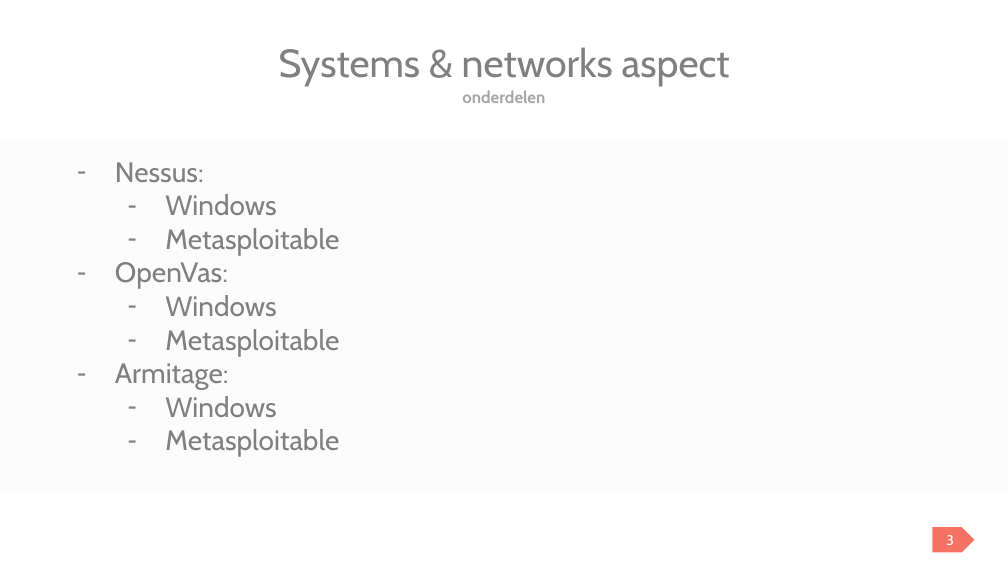
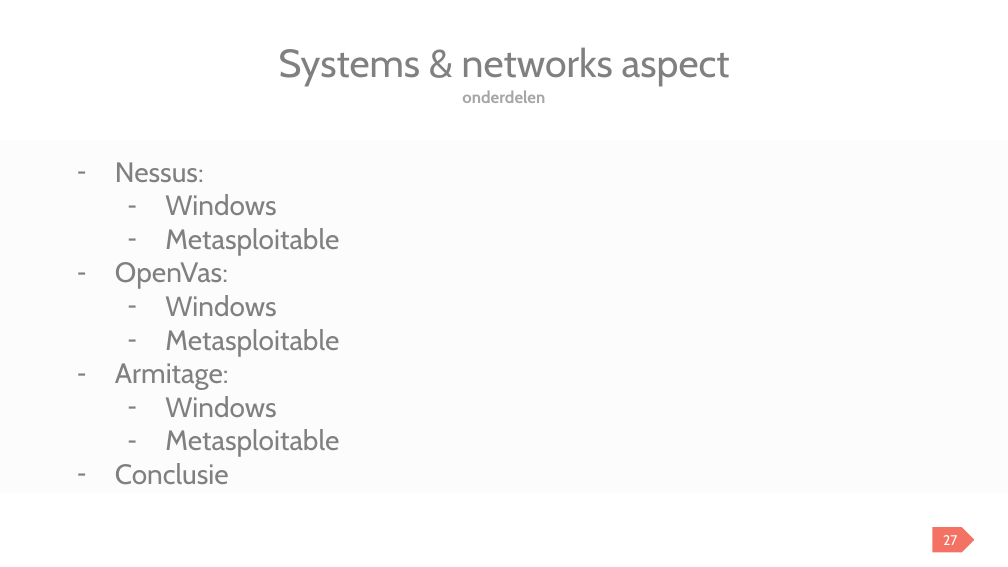
Before and after one commit to BasicSecurityBDSM/project, a slide deck: slide 28 of Basic_Security_PPT.pptx (slide 29 before the commit). Drawn at 1008x567 pixels with LibreOffice and Linux fonts; fonts in the diff are those of the drawing. Boxes give left, top, right and bottom in pixels: in the first picture for what was removed or moved away, otherwise in the second. Text is boxed around its words. In the diff, an @@ line names an element or a change of style, - is before the commit and + after.

Commit message:
bijwerken systems en networks deel

```diff
--- a/Basic_Security_PPT.pptx
+++ b/Basic_Security_PPT.pptx
@@ text at bbox=[115, 463, 229, 485]: paragraph added @@
+– Conclusie
@@ text in pentagon arrow at bbox=[943, 535, 957, 545]: text changed @@
-3
+27
```
Also in this commit, not shown: 55 other slides changed, 7 slides added, 81 slides removed.
